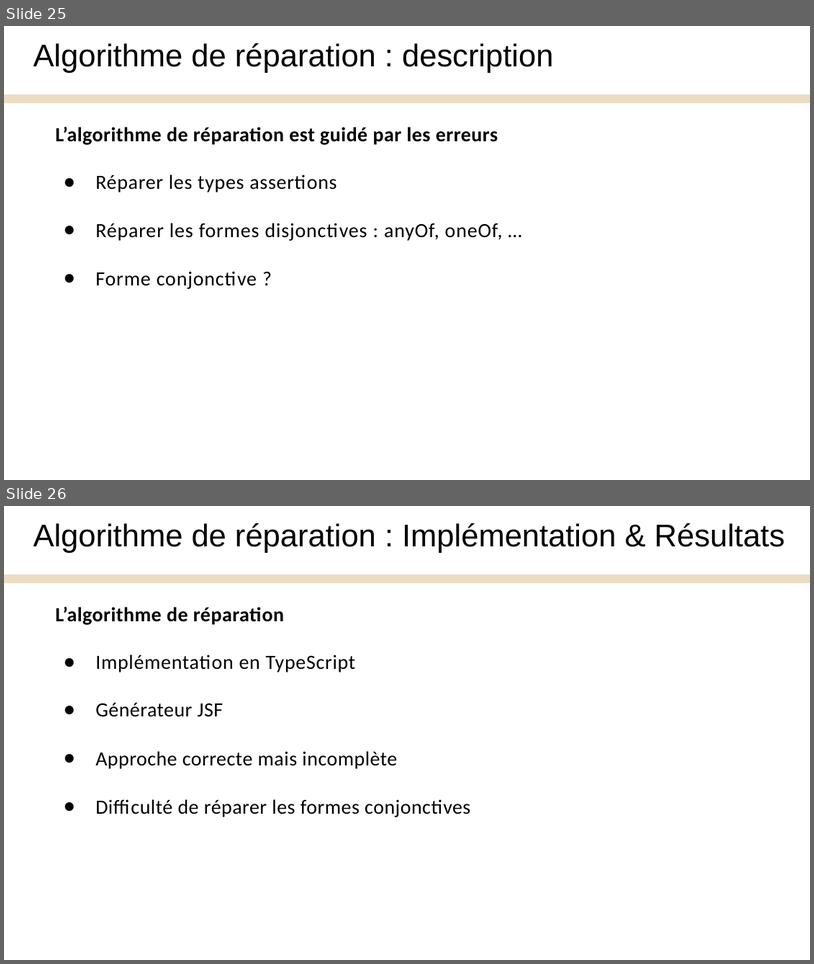
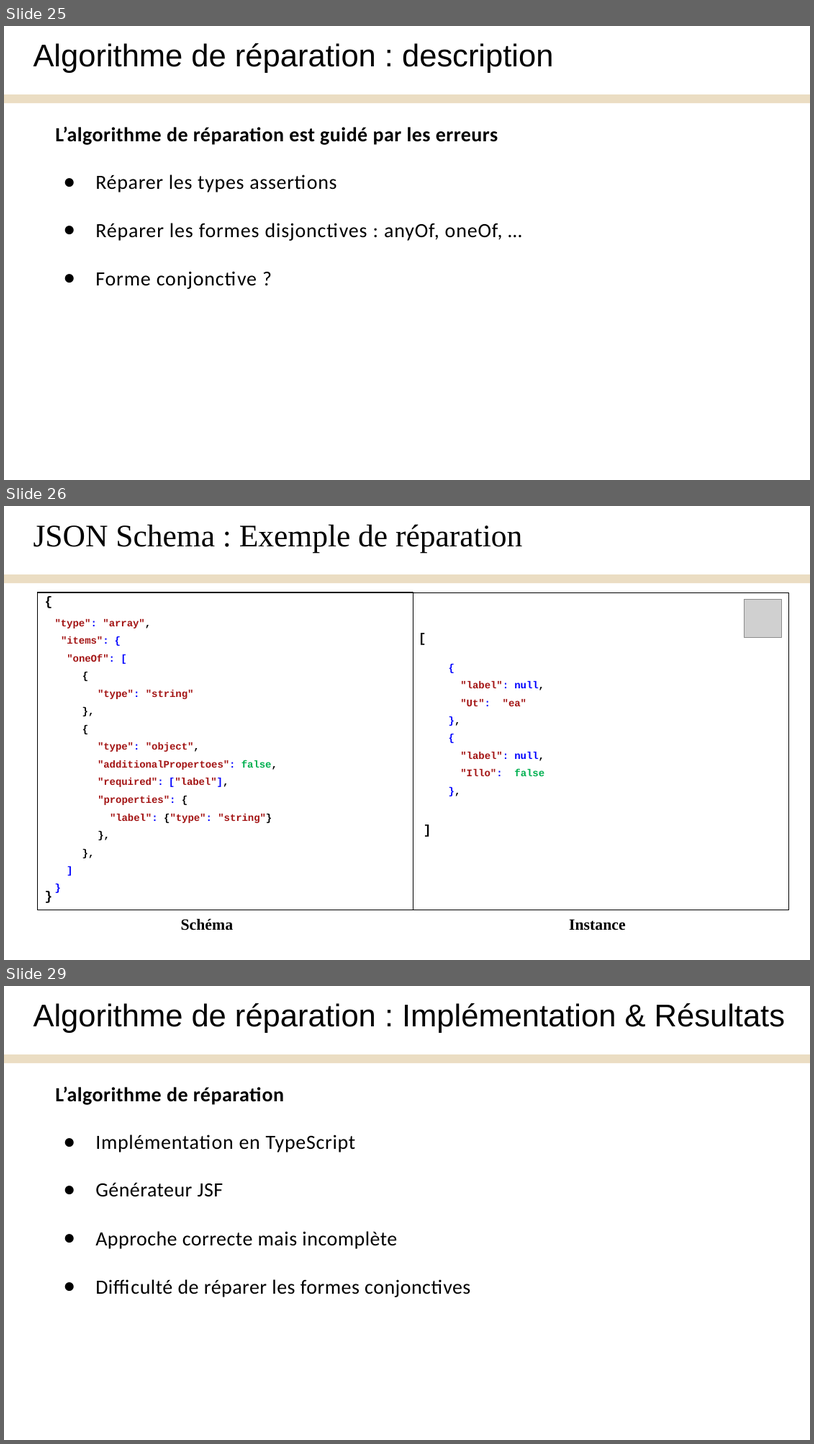
Before and after one commit to Yanis540/PSTL-M1, a slide deck: rapport/Présentation_Finale.pptx. Shown one above the other, each under a label of ours: slides 25 and 26 before the commit, slides 25, 26 and 29 after it; the slides between them are not shown. The pictures are 814x964 and 814x1444 pixels, drawn with LibreOffice and Linux fonts; fonts in the diff are those of the drawing; grey boxes stand for pictures. Boxes give left, top, right and bottom in pixels: in the first picture for what was removed or moved away, otherwise in the second. Text is boxed around its words. In the diff, an @@ line names an element or a change of style, - is before the commit and + after.

```diff
--- a/rapport/Présentation_Finale.pptx
+++ b/rapport/Présentation_Finale.pptx
@@ slide 26 added at (x1=4, y1=506, x2=810, y2=960), background #FFFFFF; not listed: 1 template element that a slide beside it also shows @@
@@ text added at (x1=34, y1=524, x2=522, y2=553), 28 pt, text #000000 @@
+JSON Schema : Exemple de réparation
@@ freeform shape added at (x1=38, y1=592, x2=414, y2=909), fill #FFFFFF @@
@@ freeform shape added at (x1=38, y1=592, x2=414, y2=909), outline #000000 0.75 pt @@
@@ text added at (x1=44, y1=592, x2=53, y2=610), 11.5 pt, text #000000, bold @@
+{
@@ freeform shape added at (x1=414, y1=592, x2=790, y2=909), fill #FFFFFF @@
@@ freeform shape added at (x1=414, y1=592, x2=790, y2=909), outline #000000 0.75 pt @@
@@ picture added at (x1=744, y1=600, x2=782, y2=638) @@
@@ text added at (x1=55, y1=619, x2=278, y2=823), 9 pt, text #A31414, bold @@
+"type": "array",
+"items": {
+"oneOf": [
+{
+"type": "string"
+},
+{
+"type": "object",
+"additionalPropertoes": false,
+"required": ["label"],
+"properties": {
+"label": {"type": "string"}
+},
+},
+]
+}
@@ text added at (x1=418, y1=628, x2=427, y2=646), 11.5 pt, text #000000, bold @@
+[
@@ text added at (x1=460, y1=681, x2=545, y2=776), 9 pt, text #A31414, bold @@
+{
+"label": null,
+"Ut": "ea"
+},
+{
+"label": null,
+"Illo": false
+},
@@ text added at (x1=422, y1=820, x2=432, y2=836), 11.5 pt, text #000000, bold @@
+]
@@ text added at (x1=44, y1=886, x2=53, y2=903), 11.5 pt, text #000000, bold @@
+}
@@ text added at (x1=181, y1=919, x2=234, y2=930), 14 pt, text #000000, bold @@
+Schéma
@@ text added at (x1=569, y1=919, x2=626, y2=930), 14 pt, text #000000, bold @@
+Instance
@@ what was slide 26 is now slide 29 @@
```
Also in this commit, not shown: 3 slides changed, 2 other slides added, 10 other files.
